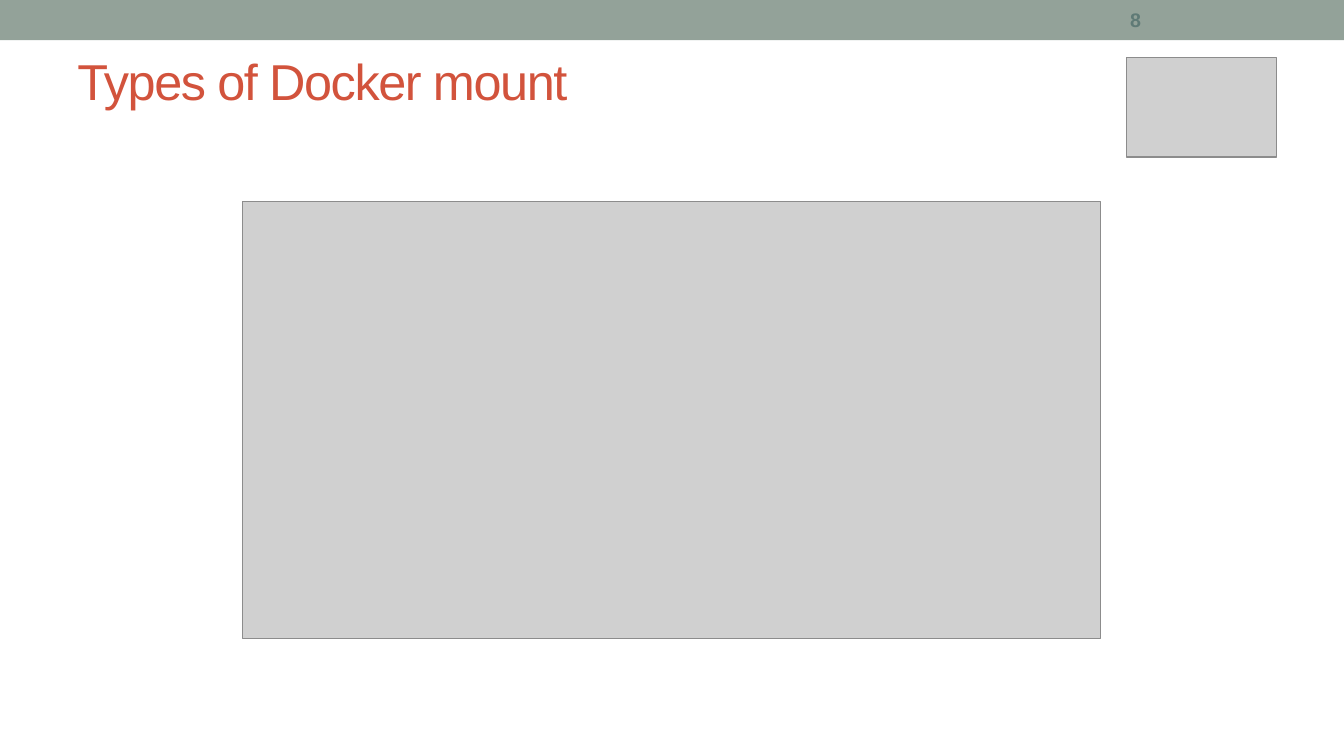
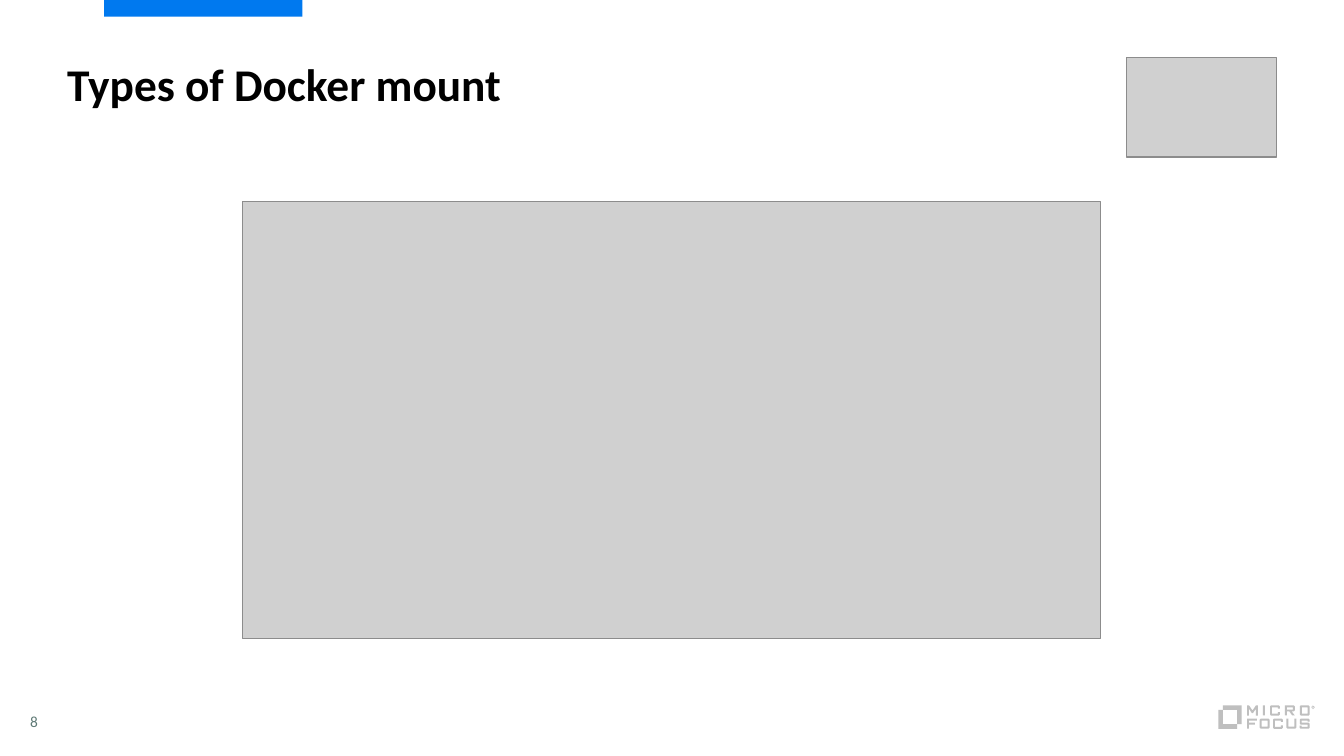
Before and after one commit to shrey-d/msrit-docker, a slide deck: slide 8 of Session_3/01_Docker_Storage.pptx. Drawn at 1344x756 pixels with LibreOffice and Linux fonts; fonts in the diff are those of the drawing; grey boxes stand for pictures. Boxes give left, top, right and bottom in pixels: in the first picture for what was removed or moved away, otherwise in the second. Text is boxed around its words. In the diff, an @@ line names an element or a change of style, - is before the commit and + after.

```diff
--- a/Session_3/01_Docker_Storage.pptx
+++ b/Session_3/01_Docker_Storage.pptx
@@ rectangle removed at [0,0,1344,40] @@
@@ rectangle added at [104,0,302,17], fill #0079EF @@
@@ title "Types of Docker mount" at [67,69,501,108]: size 36 to 32.4 pt, font Arial to Calibri, text colour #D2533C to #000000, letter spacing -1 to 0 pt, bold on; line spacing 1 to 0.9; vertical alignment middle to top @@
@@ page number: place and size @@
-page number at [1130,14,1141,27]
+page number at [30,716,38,727]
@@ page number at [30,716,38,727]: size 14 to 11 pt, font Arial to Calibri, bold off @@
@@ group added at [1219,706,1316,729]: 12 freeform shapes, 1 rectangle @@
```
Also in this commit, not shown: 14 other slides changed, 1 slide added, 1 slide removed, 2 other files.
